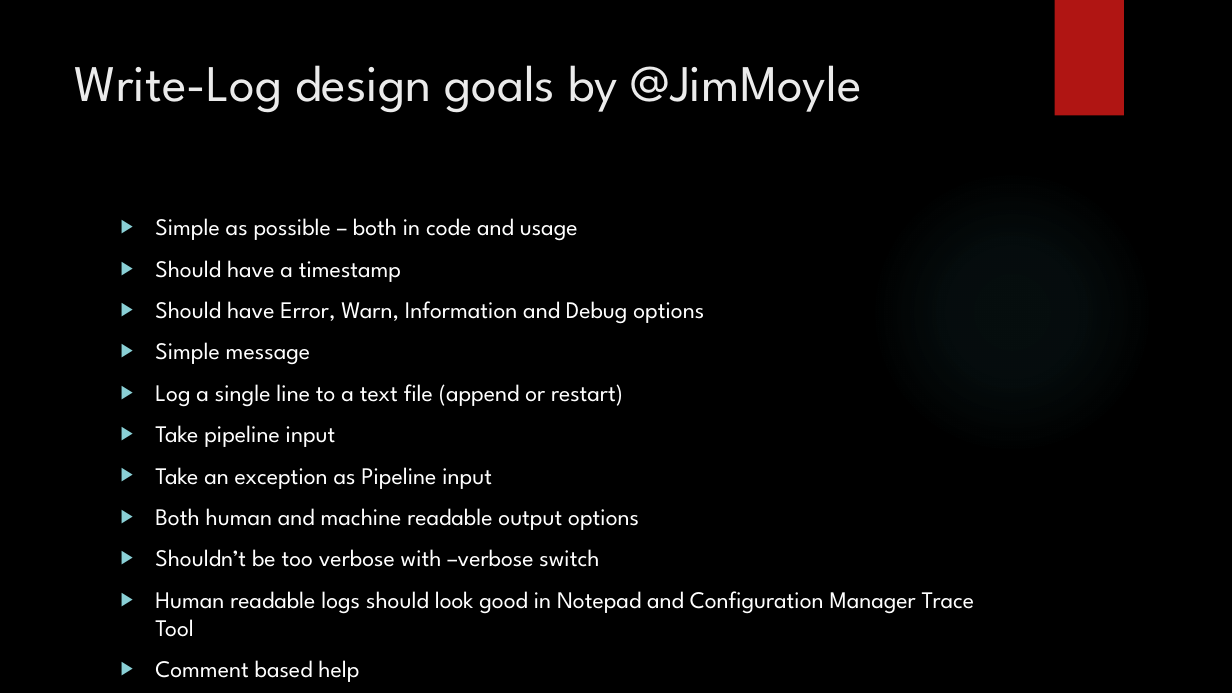
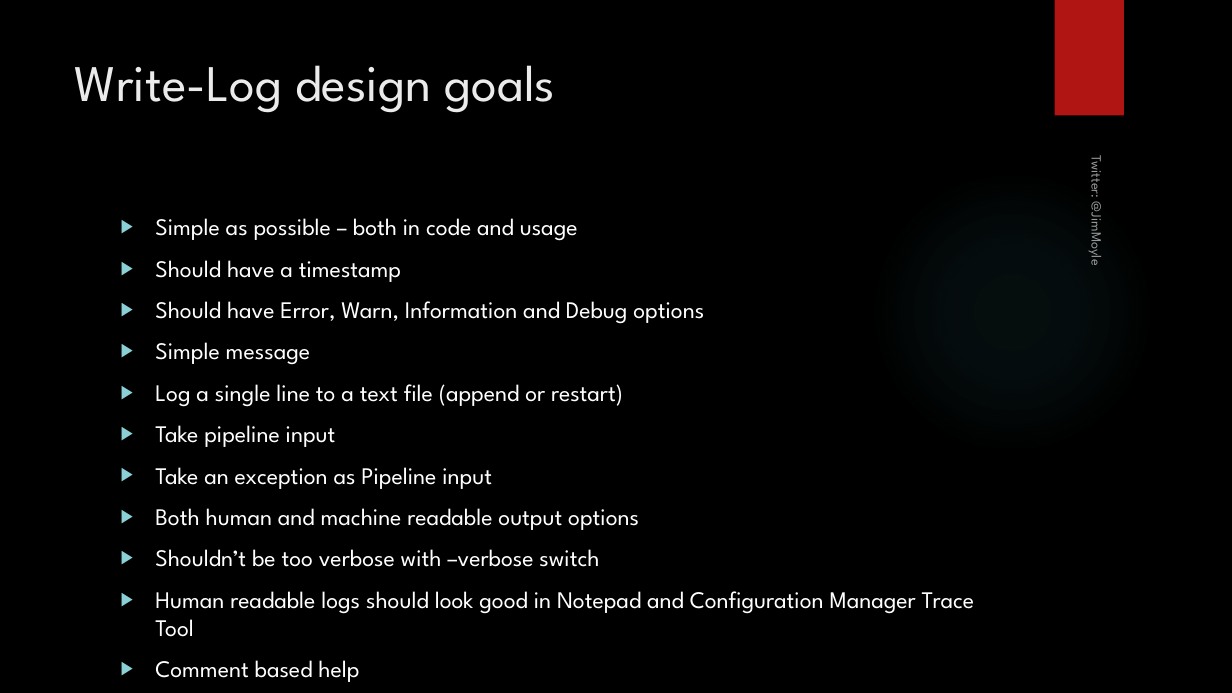
Before and after one commit to JimMoyle/YetAnotherWriteLog, a slide deck: slide 2 of Design Goals pptx/Write-Log design goals.pptx (slide 1 before the commit). Drawn at 1232x693 pixels with LibreOffice and Linux fonts; fonts in the diff are those of the drawing; background and template pictures are left out. Boxes give left, top, right and bottom in pixels: in the first picture for what was removed or moved away, otherwise in the second. Text is boxed around its words. In the diff, an @@ line names an element or a change of style, - is before the commit and + after.

```diff
--- a/Design Goals pptx/Write-Log design goals.pptx
+++ b/Design Goals pptx/Write-Log design goals.pptx
@@ title at box(75, 65, 555, 113): text changed @@
-Write-Log design goals by @JimMoyle
+Write-Log design goals
@@ text added at box(1087, 160, 1108, 264), 11 pt, text #FFFFFF at 60% opacity @@
+Twitter: @JimMoyle
```
Also in this commit, not shown: 1 slide added.
